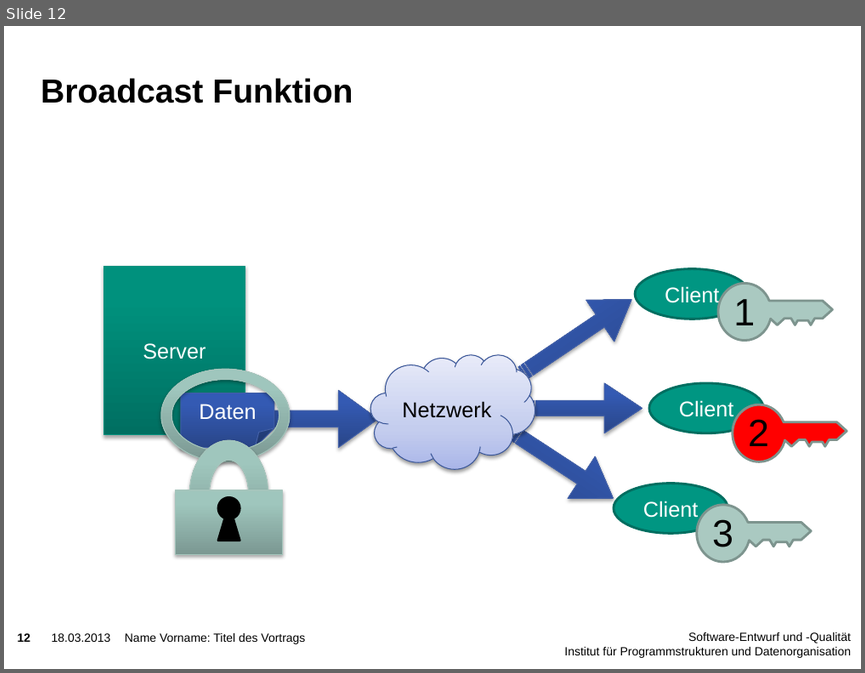
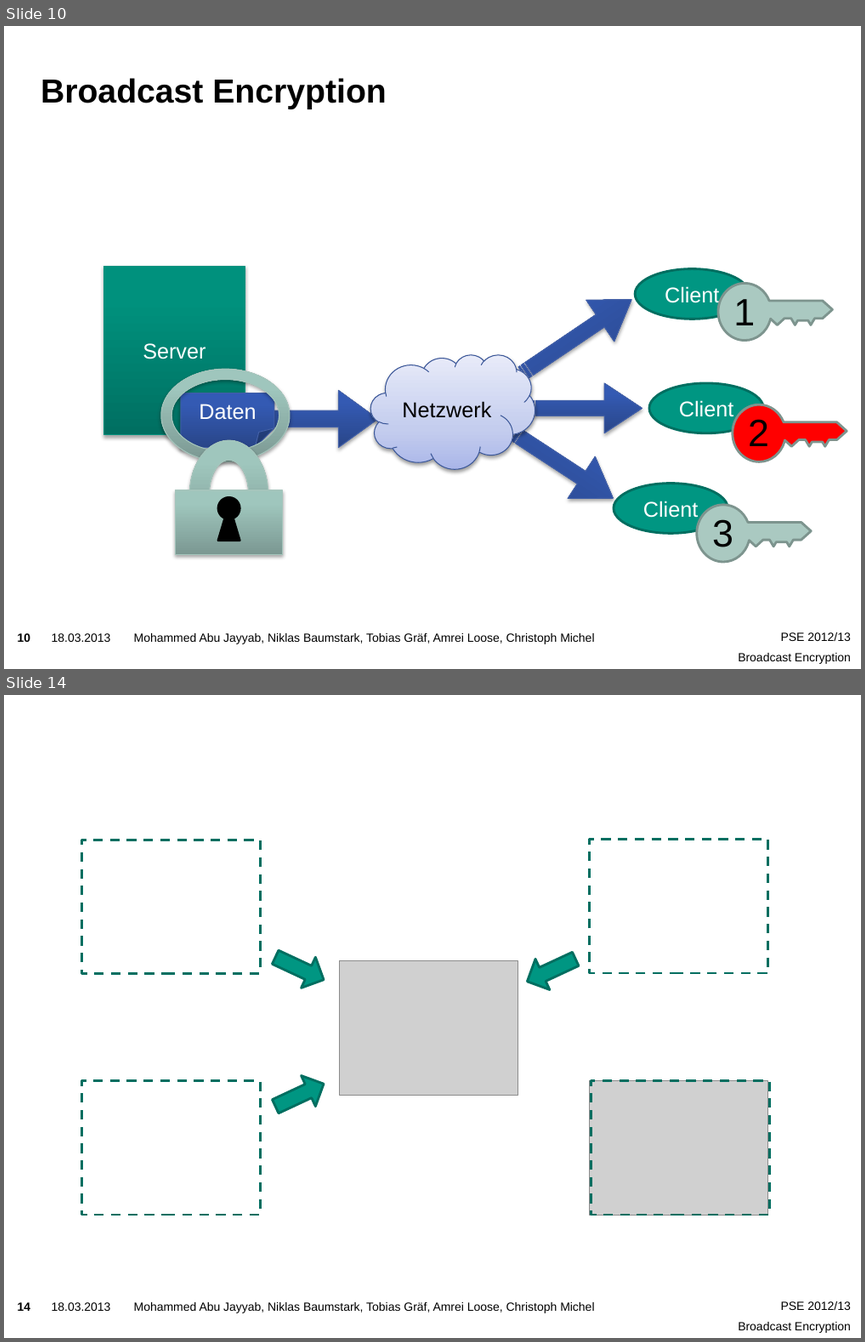
Before and after one commit to niklasb/pse-broadcast-encryption, a slide deck: praesentation/pse-abschluss.pptx. Shown one above the other, each under a label of ours: slide 12 before the commit, slides 10 and 14 after it; the slides between them are not shown. The pictures are 865x673 and 865x1342 pixels, drawn with LibreOffice and Linux fonts; fonts in the diff are those of the drawing; grey boxes stand for pictures; background and template pictures are left out. Boxes give left, top, right and bottom in pixels: in the first picture for what was removed or moved away, otherwise in the second. Text is boxed around its words. In the diff, an @@ line names an element or a change of style, - is before the commit and + after.

```diff
--- a/praesentation/pse-abschluss.pptx
+++ b/praesentation/pse-abschluss.pptx
@@ slide 14 added at <box>4,695,861,1338</box>, background picture (left out); not listed: 4 template elements that a slide beside it also shows @@
@@ rectangle added at <box>82,839,260,974</box>, outline #006F60 2 pt dashed @@
@@ rectangle added at <box>589,839,767,973</box>, outline #006F60 2 pt dashed @@
@@ down arrow added at <box>268,941,331,995</box>, fill #009682, outline #006F60 2 pt @@
@@ down arrow added at <box>520,943,583,997</box>, fill #009682, outline #006F60 2 pt @@
@@ picture added at <box>340,960,518,1095</box> @@
@@ down arrow added at <box>268,1068,331,1122</box>, fill #009682, outline #006F60 2 pt @@
@@ rectangle added at <box>82,1081,260,1214</box>, outline #006F60 2 pt dashed @@
@@ picture added at <box>589,1081,767,1214</box> @@
@@ rectangle added at <box>590,1081,769,1214</box>, outline #006F60 2 pt dashed @@
@@ what was slide 12 is now slide 10 @@
@@ slide 10 changed as well @@
@@ title at <box>41,78,386,109</box>: text changed @@
-Broadcast Funktion
+Broadcast Encryption
@@ page number at <box>18,633,31,641</box>: text changed @@
-12
+10
@@ text removed at <box>125,633,305,644</box> @@
-Name Vorname: Titel des Vortrags
@@ text added at <box>134,633,594,644</box>, 10 pt, text #000000 @@
+Mohammed Abu Jayyab, Niklas Baumstark, Tobias Gräf, Amrei Loose, Christoph Michel
@@ text removed at <box>564,632,851,658</box> @@
-Software-Entwurf und -Qualität
-Institut für Programmstrukturen und Datenorganisation
@@ text added at <box>738,632,851,664</box>, 10 pt, text #000000 @@
+PSE 2012/13
+Broadcast Encryption
```
Also in this commit, not shown: 13 other slides changed, 8 other slides added, 8 slides removed, 1 other file.
